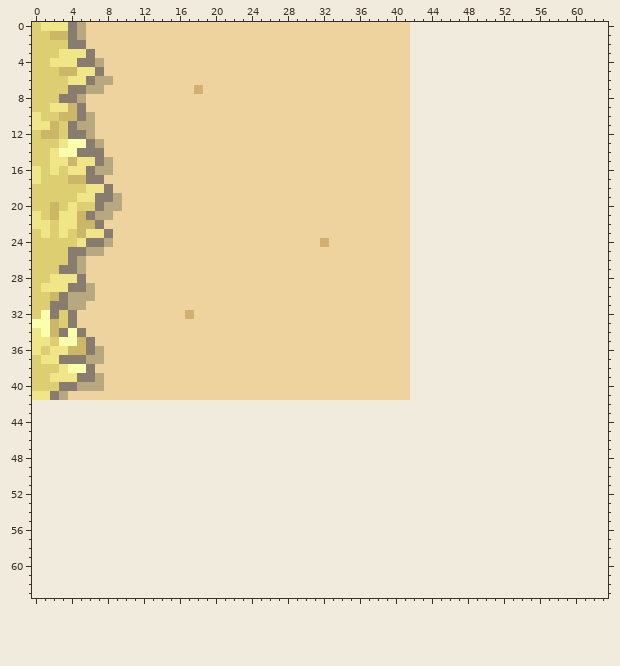
Two versions of one pixel-art sprite, texture/zemlya+grass.png. The first picture shows the starting point.
The file is 42x42 pixels. The old version is drawn lined up with the new one, on the new canvas.
And afterwards:
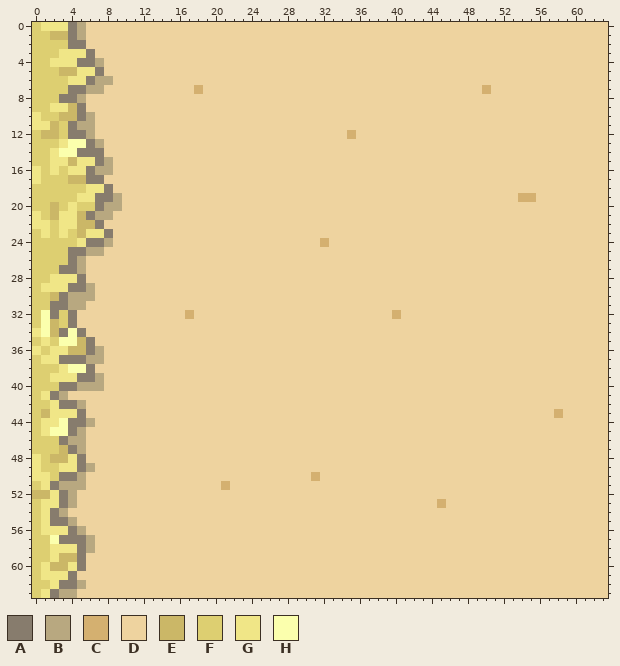
Palette (. is transparent): A #877c6d  B #b8a880  C #d4b070  D #eed39f  E #cbb767  F #ddcf71  G #f0e687  H #fbffad
The exact change:
canvas 42x42 -> 64x64
Changed rows in their new state; - is an unchanged pixel.
first column x 0:
 0 ------------------------------------------DDDDDDDDDDDDDDDDDDDDDD
 1 ------------------------------------------DDDDDDDDDDDDDDDDDDDDDD
 2 ------------------------------------------DDDDDDDDDDDDDDDDDDDDDD
 3 ------------------------------------------DDDDDDDDDDDDDDDDDDDDDD
 4 ------------------------------------------DDDDDDDDDDDDDDDDDDDDDD
 5 ------------------------------------------DDDDDDDDDDDDDDDDDDDDDD
 6 ------------------------------------------DDDDDDDDDDDDDDDDDDDDDD
 7 ------------------------------------------DDDDDDDDCDDDDDDDDDDDDD
 8 ------------------------------------------DDDDDDDDDDDDDDDDDDDDDD
 9 ------------------------------------------DDDDDDDDDDDDDDDDDDDDDD
10 ------------------------------------------DDDDDDDDDDDDDDDDDDDDDD
11 ------------------------------------------DDDDDDDDDDDDDDDDDDDDDD
12 -----------------------------------C------DDDDDDDDDDDDDDDDDDDDDD
13 ------------------------------------------DDDDDDDDDDDDDDDDDDDDDD
14 ------------------------------------------DDDDDDDDDDDDDDDDDDDDDD
15 ------------------------------------------DDDDDDDDDDDDDDDDDDDDDD
16 ------------------------------------------DDDDDDDDDDDDDDDDDDDDDD
17 ------------------------------------------DDDDDDDDDDDDDDDDDDDDDD
18 ------------------------------------------DDDDDDDDDDDDDDDDDDDDDD
19 ------------------------------------------DDDDDDDDDDDDCCDDDDDDDD
20 ------------------------------------------DDDDDDDDDDDDDDDDDDDDDD
21 ------------------------------------------DDDDDDDDDDDDDDDDDDDDDD
22 ------------------------------------------DDDDDDDDDDDDDDDDDDDDDD
23 ------------------------------------------DDDDDDDDDDDDDDDDDDDDDD
24 ------------------------------------------DDDDDDDDDDDDDDDDDDDDDD
25 ------------------------------------------DDDDDDDDDDDDDDDDDDDDDD
26 ------------------------------------------DDDDDDDDDDDDDDDDDDDDDD
27 ------------------------------------------DDDDDDDDDDDDDDDDDDDDDD
28 ------------------------------------------DDDDDDDDDDDDDDDDDDDDDD
29 ------------------------------------------DDDDDDDDDDDDDDDDDDDDDD
30 ------------------------------------------DDDDDDDDDDDDDDDDDDDDDD
31 ------------------------------------------DDDDDDDDDDDDDDDDDDDDDD
32 ----------------------------------------C-DDDDDDDDDDDDDDDDDDDDDD
33 F-----------------------------------------DDDDDDDDDDDDDDDDDDDDDD
34 ------------------------------------------DDDDDDDDDDDDDDDDDDDDDD
35 F-----------------------------------------DDDDDDDDDDDDDDDDDDDDDD
36 ------------------------------------------DDDDDDDDDDDDDDDDDDDDDD
37 ------------------------------------------DDDDDDDDDDDDDDDDDDDDDD
38 ------------------------------------------DDDDDDDDDDDDDDDDDDDDDD
39 ------------------------------------------DDDDDDDDDDDDDDDDDDDDDD
40 ------------------------------------------DDDDDDDDDDDDDDDDDDDDDD
41 F-----------------------------------------DDDDDDDDDDDDDDDDDDDDDD
42 FFGAABDDDDDDDDDDDDDDDDDDDDDDDDDDDDDDDDDDDDDDDDDDDDDDDDDDDDDDDDDD
43 FEGGGADDDDDDDDDDDDDDDDDDDDDDDDDDDDDDDDDDDDDDDDDDDDDDDDDDDDCDDDDD
44 FGGHAABDDDDDDDDDDDDDDDDDDDDDDDDDDDDDDDDDDDDDDDDDDDDDDDDDDDDDDDDD
45 FGHHABDDDDDDDDDDDDDDDDDDDDDDDDDDDDDDDDDDDDDDDDDDDDDDDDDDDDDDDDDD
46 FFFABBDDDDDDDDDDDDDDDDDDDDDDDDDDDDDDDDDDDDDDDDDDDDDDDDDDDDDDDDDD
47 FFFEABDDDDDDDDDDDDDDDDDDDDDDDDDDDDDDDDDDDDDDDDDDDDDDDDDDDDDDDDDD
48 GFEEGADDDDDDDDDDDDDDDDDDDDDDDDDDDDDDDDDDDDDDDDDDDDDDDDDDDDDDDDDD
49 GFFGGABDDDDDDDDDDDDDDDDDDDDDDDDDDDDDDDDDDDDDDDDDDDDDDDDDDDDDDDDD
50 GGFAABDDDDDDDDDDDDDDDDDDDDDDDDDCDDDDDDDDDDDDDDDDDDDDDDDDDDDDDDDD
51 FGABBBDDDDDDDDDDDDDDDCDDDDDDDDDDDDDDDDDDDDDDDDDDDDDDDDDDDDDDDDDD
52 EEGABDDDDDDDDDDDDDDDDDDDDDDDDDDDDDDDDDDDDDDDDDDDDDDDDDDDDDDDDDDD
53 FGGABDDDDDDDDDDDDDDDDDDDDDDDDDDDDDDDDDDDDDDDDCDDDDDDDDDDDDDDDDDD
54 FGABDDDDDDDDDDDDDDDDDDDDDDDDDDDDDDDDDDDDDDDDDDDDDDDDDDDDDDDDDDDD
55 FGAABDDDDDDDDDDDDDDDDDDDDDDDDDDDDDDDDDDDDDDDDDDDDDDDDDDDDDDDDDDD
56 FGGGABDDDDDDDDDDDDDDDDDDDDDDDDDDDDDDDDDDDDDDDDDDDDDDDDDDDDDDDDDD
57 FFHAAABDDDDDDDDDDDDDDDDDDDDDDDDDDDDDDDDDDDDDDDDDDDDDDDDDDDDDDDDD
58 FFGGGABDDDDDDDDDDDDDDDDDDDDDDDDDDDDDDDDDDDDDDDDDDDDDDDDDDDDDDDDD
59 FFGEEADDDDDDDDDDDDDDDDDDDDDDDDDDDDDDDDDDDDDDDDDDDDDDDDDDDDDDDDDD
60 FGEEGADDDDDDDDDDDDDDDDDDDDDDDDDDDDDDDDDDDDDDDDDDDDDDDDDDDDDDDDDD
61 FGGGADDDDDDDDDDDDDDDDDDDDDDDDDDDDDDDDDDDDDDDDDDDDDDDDDDDDDDDDDDD
62 FFGAABDDDDDDDDDDDDDDDDDDDDDDDDDDDDDDDDDDDDDDDDDDDDDDDDDDDDDDDDDD
63 FGABBDDDDDDDDDDDDDDDDDDDDDDDDDDDDDDDDDDDDDDDDDDDDDDDDDDDDDDDDDDD
